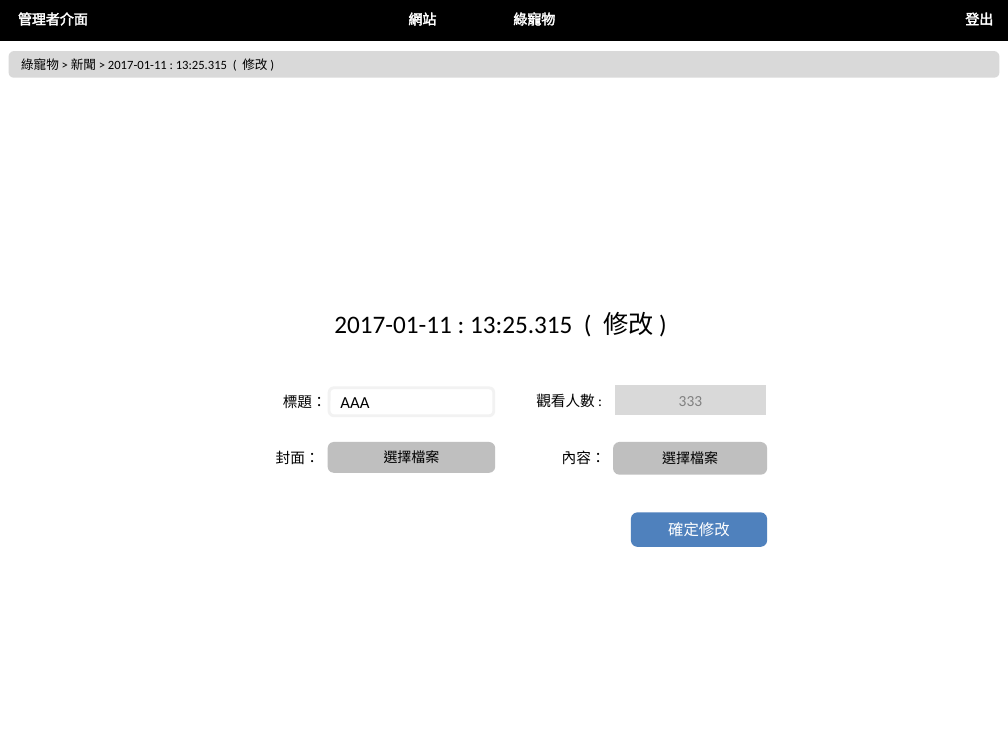
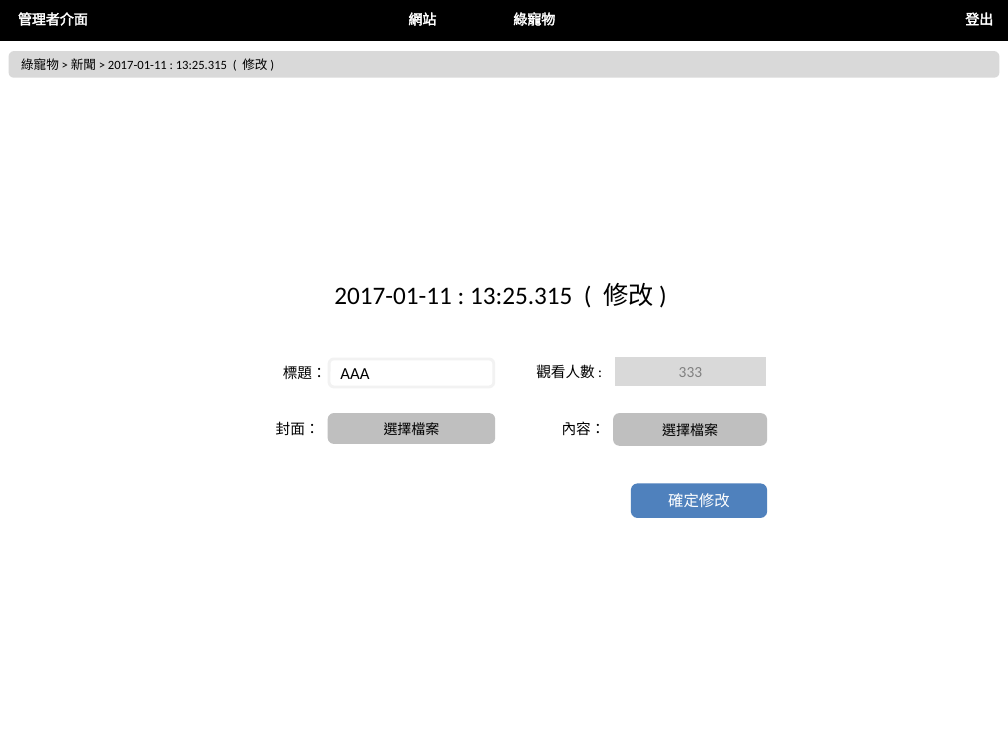
Before and after one commit to nexstar/XMind, a slide deck: slide 18 of 最終後台版型.pptx. Drawn at 1008x756 pixels with LibreOffice and Linux fonts; fonts in the diff are those of the drawing. Boxes give left, top, right and bottom in pixels: in the first picture for what was removed or moved away, otherwise in the second. Text is boxed around its words. In the diff, an @@ line names an element or a change of style, - is before the commit and + after.

```diff
--- a/最終後台版型.pptx
+++ b/最終後台版型.pptx
@@ 5 texts, 4 rounded rectangles, 1 rectangle: place and size @@
-5 texts, 4 rounded rectangles, 1 rectangle at bbox=[276, 312, 766, 545]
+5 texts, 4 rounded rectangles, 1 rectangle at bbox=[276, 283, 766, 516]
```
Also in this commit, not shown: 9 other slides changed, 1 other file.
